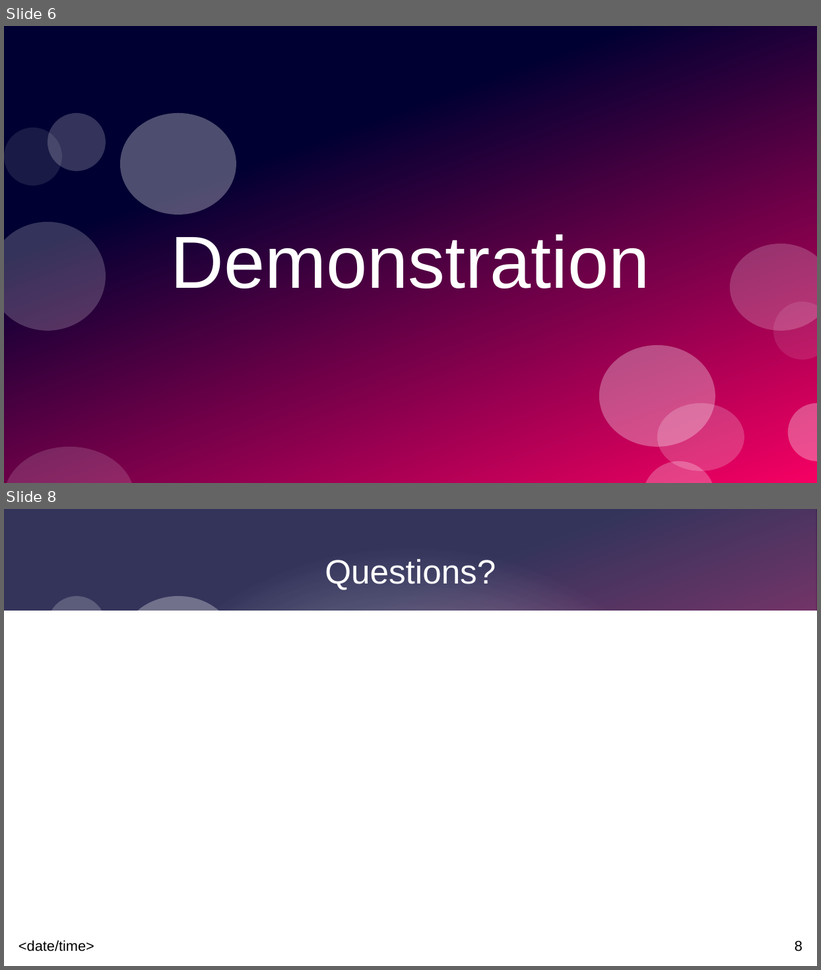
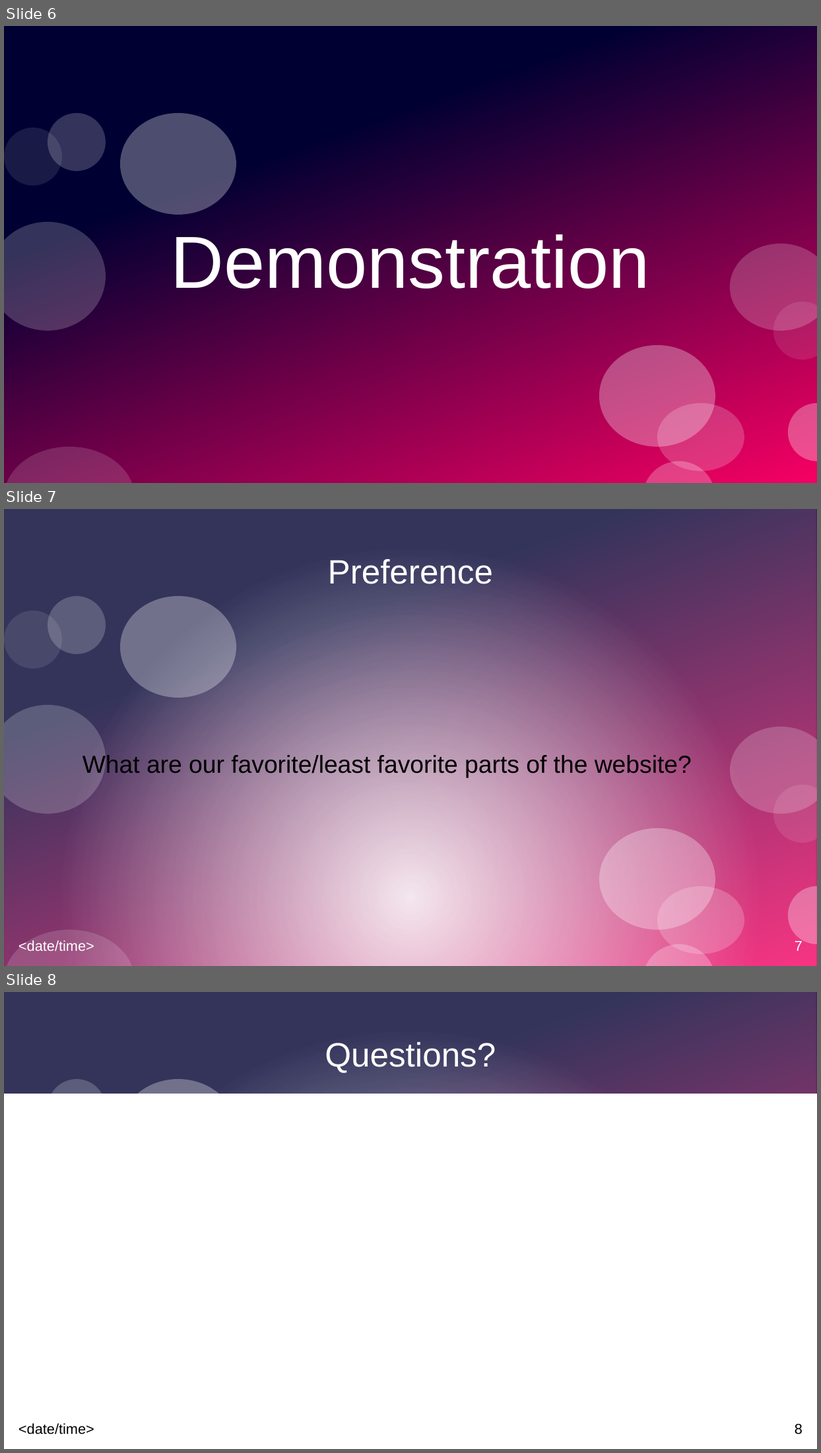
Before and after one commit to sr66139p/CIT-231-Term-Project, a slide deck: term-project-presentation.pptx. Shown one above the other, each under a label of ours: slides 6 and 8 before the commit, slides 6, 7 and 8 after it; the slides between them are not shown. The pictures are 821x970 and 821x1453 pixels, drawn with LibreOffice and Linux fonts; fonts in the diff are those of the drawing. Boxes give left, top, right and bottom in pixels: in the first picture for what was removed or moved away, otherwise in the second. Text is boxed around its words. In the diff, an @@ line names an element or a change of style, - is before the commit and + after.

```diff
--- a/term-project-presentation.pptx
+++ b/term-project-presentation.pptx
@@ slide 7 added at (4,509,817,966), background #FFFFFF; not listed: 14 template elements that a slide beside it also shows @@
@@ title added at (328,559,493,584), 33 pt, text #FFFFFF @@
+Preference
@@ text added at (83,755,692,778), 24 pt, text #000000 @@
+What are our favorite/least favorite parts of the website?
@@ text added at (19,941,94,951), 14 pt, text #FFFFFF @@
+<date/time>
```
Also in this commit, not shown: 2 slides changed, 1 slide removed.
